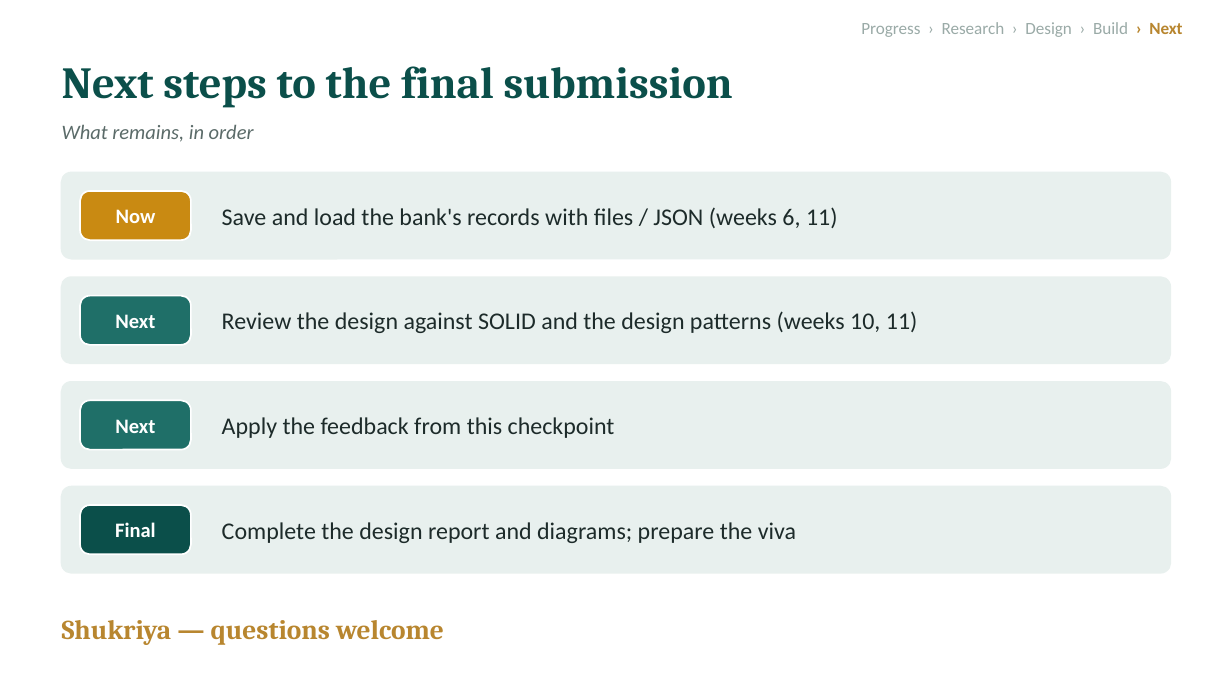
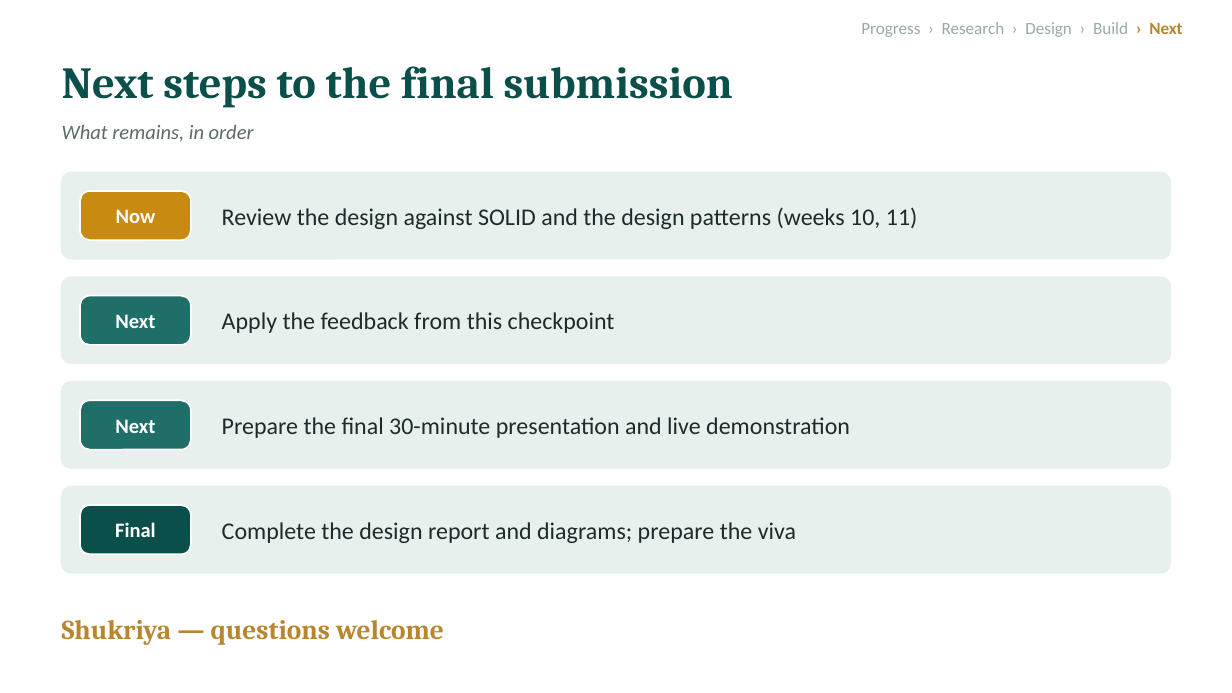
Before and after one commit to l255668-hash/commercial-banking, a slide deck: slide 9 of docs/Progress_Presentation_1.pptx. Drawn at 1232x693 pixels with LibreOffice and Linux fonts; fonts in the diff are those of the drawing. Boxes give left, top, right and bottom in pixels: in the first picture for what was removed or moved away, otherwise in the second. Text is boxed around its words. In the diff, an @@ line names an element or a change of style, - is before the commit and + after.

```diff
--- a/docs/Progress_Presentation_1.pptx
+++ b/docs/Progress_Presentation_1.pptx
@@ text at (222, 207, 918, 229): text changed @@
-Save and load the bank's records with files / JSON (weeks 6, 11)
+Review the design against SOLID and the design patterns (weeks 10, 11)
@@ text at (222, 312, 615, 333): text changed @@
-Review the design against SOLID and the design patterns (weeks 10, 11)
+Apply the feedback from this checkpoint
@@ text at (222, 417, 850, 438): text changed @@
-Apply the feedback from this checkpoint
+Prepare the final 30-minute presentation and live demonstration
```
Also in this commit, not shown: 2 other slides changed, 38 other files.
